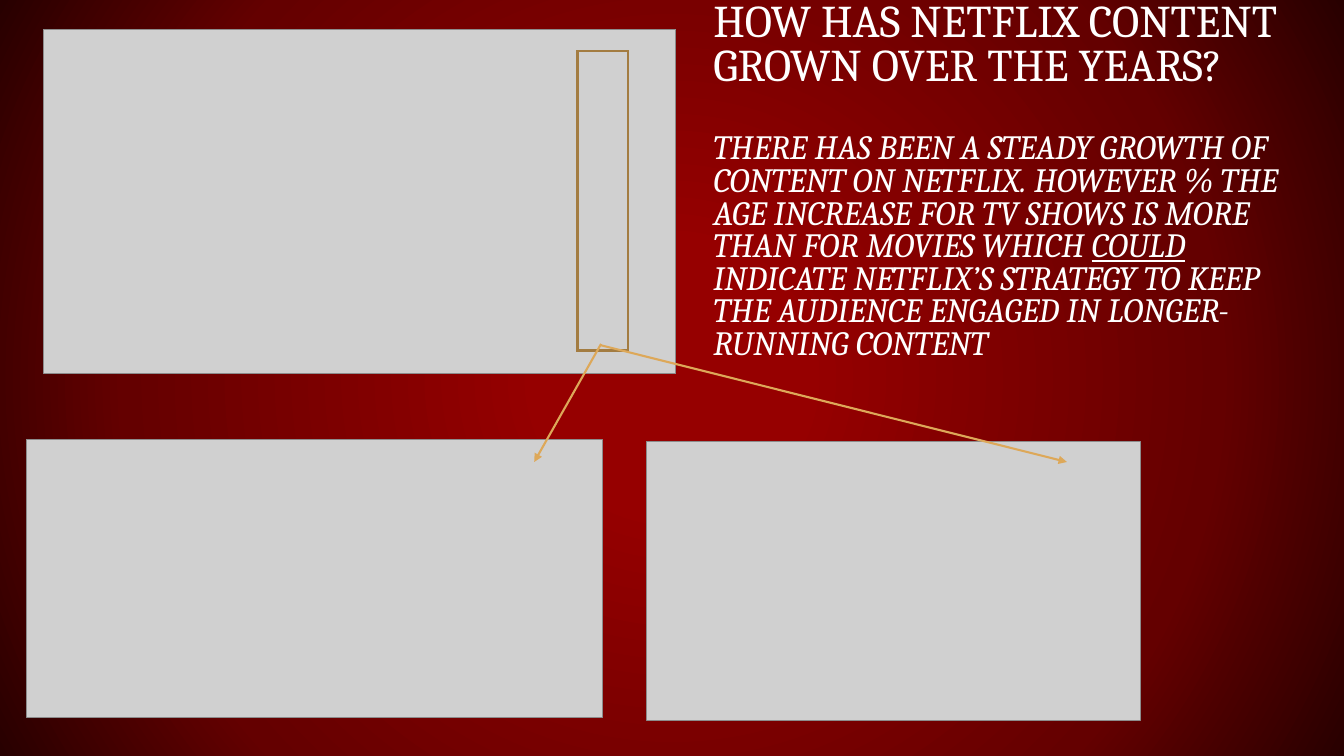
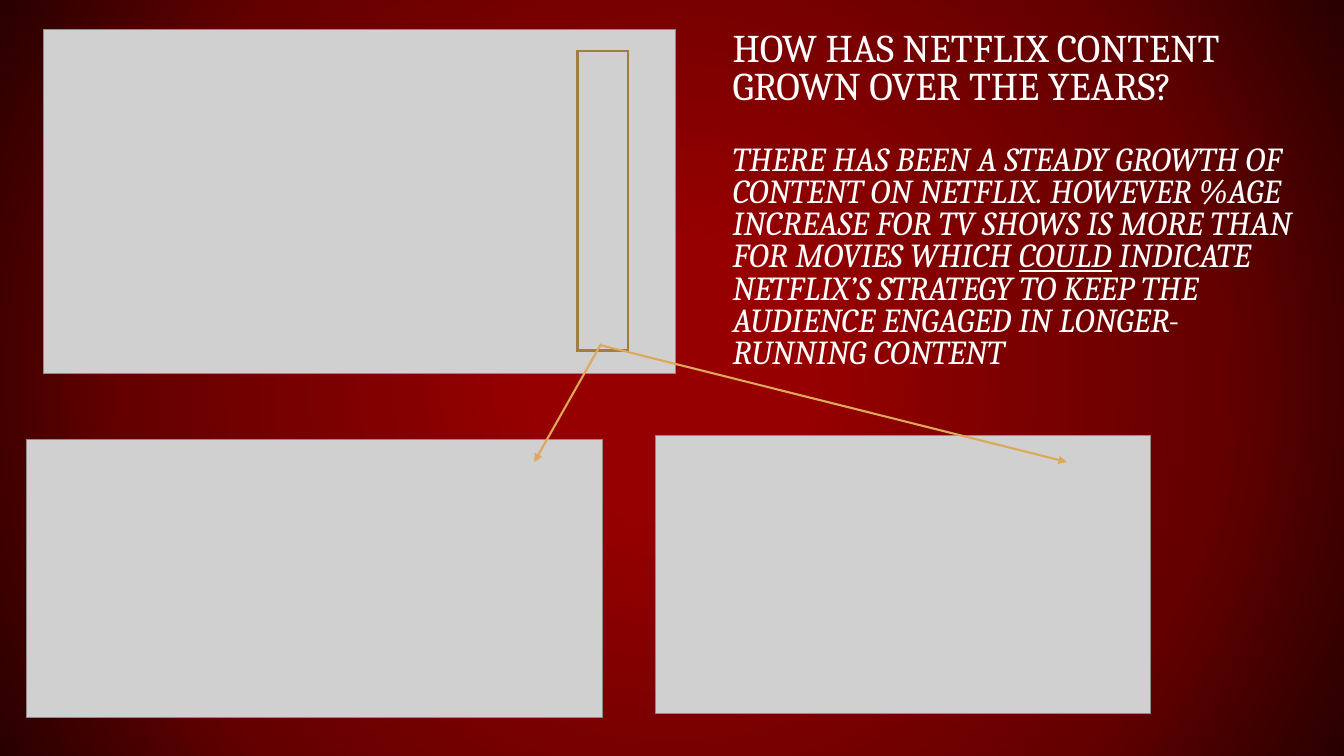
Before and after one commit to guptga/NetFlix-Movies-and-TV-Shows-Analysis, a slide deck: slide 8 of NETFLIX MOVIES AND TV SHOWS ANALYSIS.pptx (slide 7 before the commit). Drawn at 1344x756 pixels with LibreOffice and Linux fonts; fonts in the diff are those of the drawing; grey boxes stand for pictures; background and template pictures are left out. Boxes give left, top, right and bottom in pixels: in the first picture for what was removed or moved away, otherwise in the second. Text is boxed around its words. In the diff, an @@ line names an element or a change of style, - is before the commit and + after.

```diff
--- a/NETFLIX MOVIES AND TV SHOWS ANALYSIS.pptx
+++ b/NETFLIX MOVIES AND TV SHOWS ANALYSIS.pptx
@@ title at (733,35,1292,365): text changed; size 24.3 to 24 pt @@
-HOW HAS NETFLIX CONTENT GROWN OVER THE YEARS?
-THERE HAS BEEN A STEADY GROWTH OF CONTENT ON NETFLIX. HOWEVER % THE AGE INCREASE FOR TV SHOWS IS MORE THAN FOR MOVIES WHICH COULD INDICATE NETFLIX’S STRATEGY TO KEEP THE AUDIENCE ENGAGED IN LONGER-RUNNING CONTENT
+HOW HAS NETFLIX CONTENT GROWN OVER THE YEARS?
+THERE HAS BEEN A STEADY GROWTH OF CONTENT ON NETFLIX. HOWEVER %AGE INCREASE FOR TV SHOWS IS MORE THAN FOR MOVIES WHICH COULD INDICATE NETFLIX’S STRATEGY TO KEEP THE AUDIENCE ENGAGED IN LONGER-RUNNING CONTENT
@@ picture: place and size @@
-picture at (646,442,1140,720)
+picture at (655,436,1151,714)
```
Also in this commit, not shown: 7 other slides changed, 4 slides added, 1 slide removed, 1 other file.
